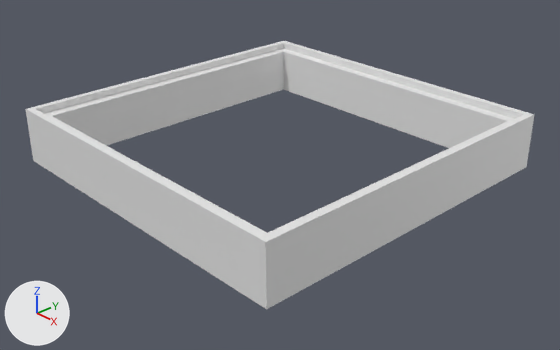
An edit to the Blender file blender/artifact_init.blend, drawn before and after from the same camera.
The view is the same before and after, from a 50 mm lens placed at (1.476, -1.381, 0.941), pointed at (0.037, -0.026, -0.013). Every picture has the same lights, and +X, +Y and +Z are marked at lower left.
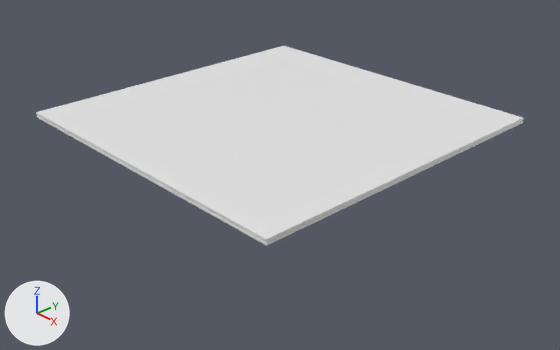
Commit message: begin modelling panels

Scene script edits in JSON lines:
```json
{"op": "add", "block": "me_plane_011", "code": ["me_plane_011 = bpy.data.meshes.new('Plane.011')", "me_plane_011.from_pydata(...)  # a box spanning x -0.48..0.48, y -0.48..0.48, z 0.0..0.01"]}
{"op": "add", "block": "me_plane_010", "code": ["me_plane_010 = me_plane_011.copy(); me_plane_010.name = 'Plane.010'"]}
{"op": "add", "block": "ob_plane_004", "code": "ob_plane_004.hide_set(True)  # its collection is switched off"}
{"op": "set", "path": "ob_plane_005.scale", "old": "(-1.0, 1.0, 1.0)", "new": "(1.0, 1.0, 1.0)"}
{"op": "add", "block": "ob_plane_005", "code": "ob_plane_005.hide_set(True)  # its collection is switched off"}
{"op": "set", "path": "ob_plane_001", "old": "bpy.data.objects.new('Plane.001', me_plane_016)", "new": "bpy.data.objects.new('Plane.001', me_plane_010)"}
{"op": "set", "path": "ob_plane_001.location", "old": "(0.0, 0.0, 0.0)", "new": "(0.0, 0.0, 0.145)"}
{"op": "set", "path": "ob_plane_001.scale", "old": "(1.0, 1.0, 1.0)", "new": "(1.0, 1.0, 0.5)"}
{"op": "set", "path": "ob_plane_002", "old": "bpy.data.objects.new('Plane.002', me_plane_017)", "new": "bpy.data.objects.new('Plane.002', me_plane_011)"}
{"op": "set", "path": "ob_plane_002.location", "old": "(0.0, 0.47, 0.072)", "new": "(0.0, 0.0, 0.135)"}
{"op": "set", "path": "ob_plane_002.scale", "old": "(1.0, 1.0, 1.0)", "new": "(1.0, 1.0, 0.5)"}
{"op": "add", "block": "ob_plane", "code": ["ob_plane = bpy.data.objects.new('Plane', me_plane_011.copy())", "ob_plane.location = (0.0, 0.0, 0.14)", "ob_plane.scale = (0.996, 0.996, 0.5)"]}
```

Where the change shows, as pixel boxes (x1, y1, x2, y2) in the pictures (560 x 350 px):
```json
{"object": "Plane.001", "change": "reshaped, moved, rescaled", "before": [26, 41, 284, 155], "after": [36, 46, 524, 241], "on screen": "89% wider, 70% taller"}
{"object": "Plane.005", "change": "hidden", "before": [266, 114, 534, 310]}
{"object": "Plane.004", "change": "hidden", "before": [26, 109, 267, 309]}
{"object": "Plane.002", "change": "reshaped, moved, rescaled", "before": [283, 41, 533, 161], "after": [37, 116, 523, 246]}
{"object": "Plane", "change": "added", "after": [37, 115, 522, 243]}
```
